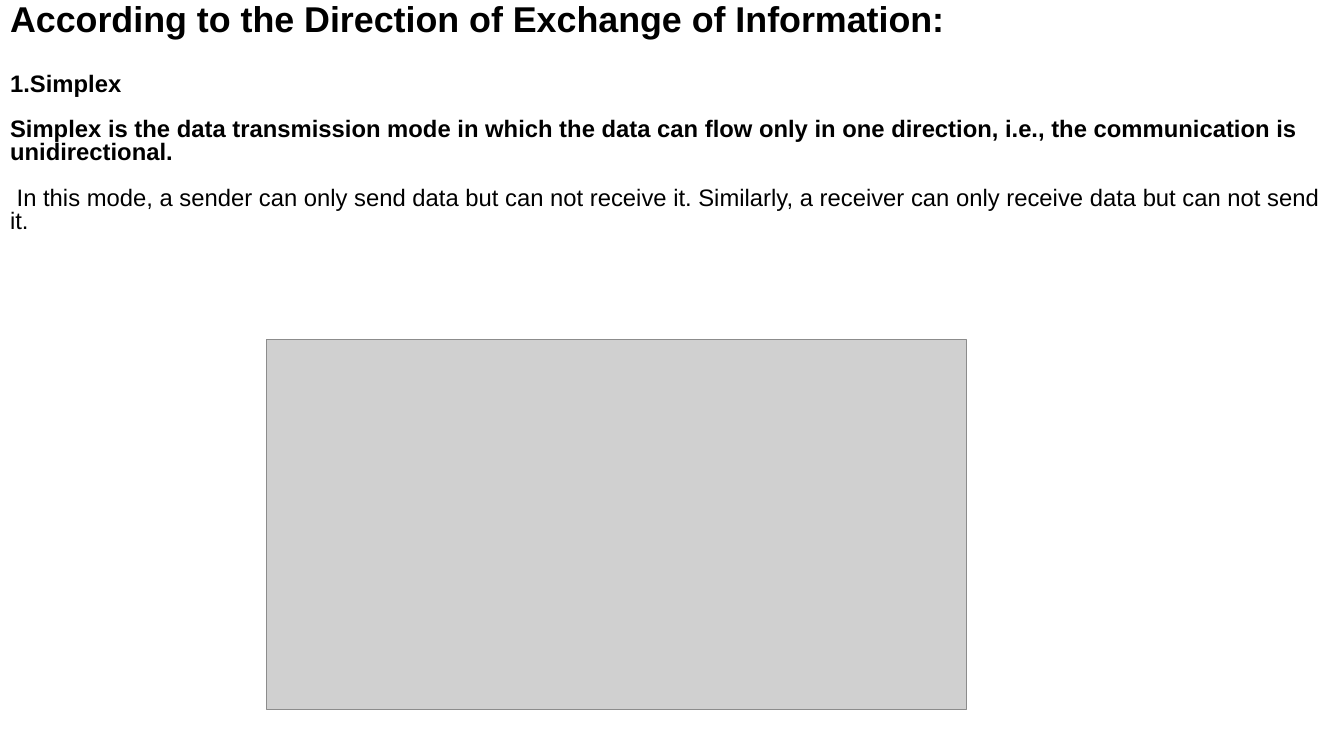
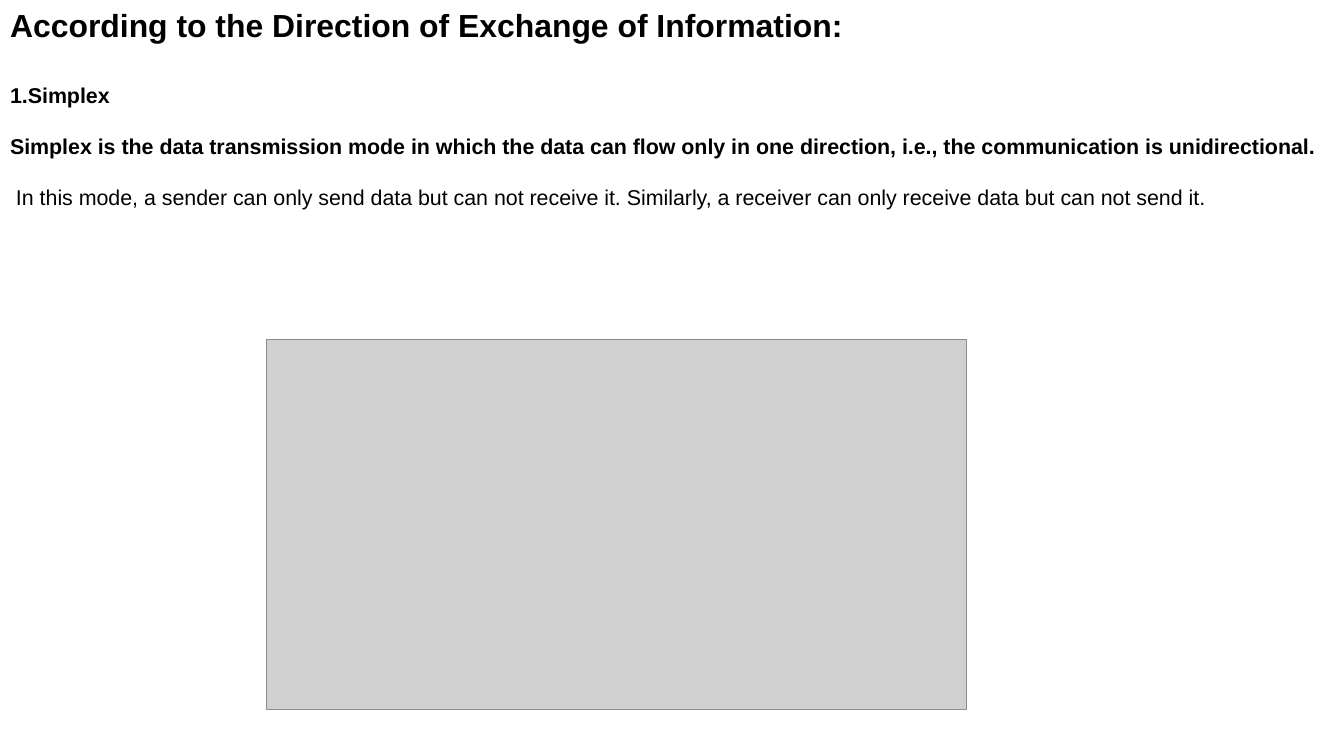
Before and after one commit to Mrcoderv/BCA-UnlimateNote-New, a slide deck: slide 7 of 5th sem/ComputerNetwork/Chapter new 1.pptx. Drawn at 1344x756 pixels with LibreOffice and Linux fonts; fonts in the diff are those of the drawing; grey boxes stand for pictures. Boxes give left, top, right and bottom in pixels: in the first picture for what was removed or moved away, otherwise in the second. Text is boxed around its words. In the diff, an @@ line names an element or a change of style, - is before the commit and + after.

```diff
--- a/5th sem/ComputerNetwork/Chapter new 1.pptx
+++ b/5th sem/ComputerNetwork/Chapter new 1.pptx
@@ text "According to the Direction of ..." at [10,14,1315,210]: size 25.6 to 22.9 pt in "According to the Direction of Exchange of ..."; size 17.1 to 15.2 pt in "1.Simplex", "Simplex is the data transmission mode in ...", "In this mode, a sender can only ..."; line spacing 0.8 to 1 @@
```
Also in this commit, not shown: 8 other slides changed, 2 other files.
